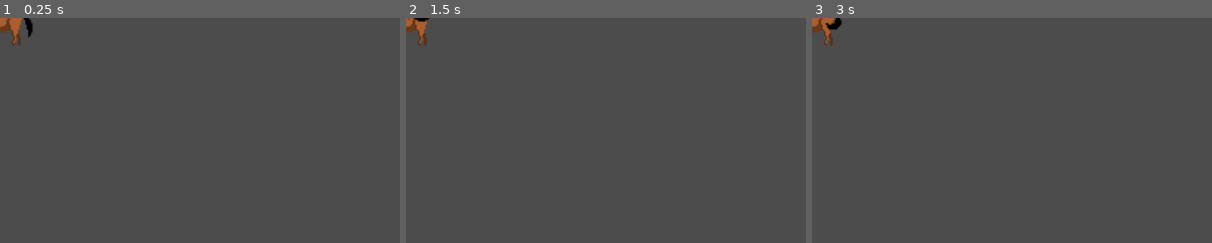
Above: before the commit, frames 1-3 (left to right).
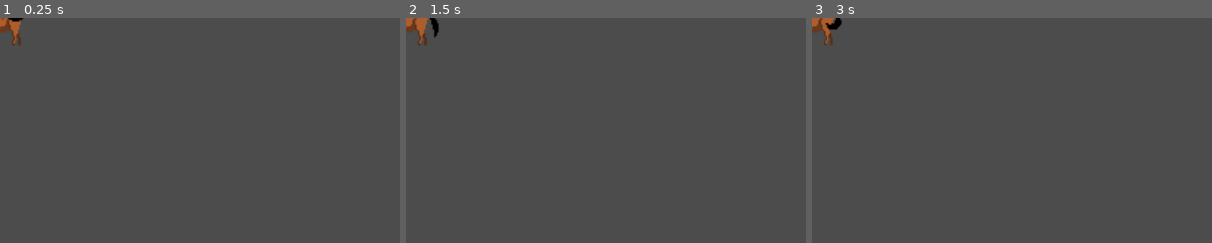
Above: after the commit, the same moments.

Repository: Fuuulkrum7/Maze_2D
Game: Godot game, scene res://Scenes/Horse.tscn
The game is run twice, just before and just after one commit, with the same random seed, the same clock (stepped at 60 frames per second) and the same inputs. This scene is started directly instead of the project's main scene.
Inputs (mouse positions are % of the whole screen's width and height, from its top left):
- Up to frame 1 (0.25 s): no input
- Up to frame 2 (1.5 s): move the mouse to (72, 45) at 0.52 s; hold Right (ui_right) from 0.53 s (still down); click (72, 45) at 0.67 s; tap Up (ui_up) at 0.77 s; tap Enter at 1.25 s; move the mouse to (30, 55) at 1.27 s
- Up to frame 3 (3 s): tap Up (ui_up) at 1.52 s; move the mouse to (60, 28) at 2.02 s; release Right (ui_right) at 2.03 s; hold Left (ui_left) 2.03-2.78 s; move the mouse to (45, 70) at 2.77 s; hold Right (ui_right) from 2.78 s (still down); click (45, 70) at 2.92 s
The pictures show only the part of the screen within x 0-50%, y 0-50%; the shares and areas given below are measured in that part.

The runs differ from the first frame. In frame 1, 0.2% of the frame differs, in the area x 0-9%, y 0-9%; in frame 2, 0.2%; in frame 3, less than 0.1%.

Commit message:
Меняю поведение коня

Diff:
--- a/Scenes/Horse.tscn
+++ b/Scenes/Horse.tscn
@@ -7,6 +7,7 @@
 [sub_resource type="GDScript" id=19]
 script/source = "extends Area2D
 
+var chest_closed = true
 
 func _ready():
 	connect(\"body_entered\", get_parent(), \"_On_enemy_entered\")
@@ -112,7 +113,7 @@
 scale = Vector2( 1.87373, 2.02188 )
 frames = SubResource( 18 )
 animation = "Standart"
-frame = 3
+frame = 1
 playing = true
 
 [node name="CollisionShape2D" type="CollisionShape2D" parent="."]
--- a/Scenes/Main.tscn
+++ b/Scenes/Main.tscn
@@ -16,8 +16,8 @@
 
 [node name="Navigation" type="Navigation2D" parent="."]
 script = ExtResource( 10 )
-character_speed = 350.0
-max_distance = 3000.0
+character_speed = 340.0
+max_distance = 4000.0
 
 [node name="Maze" type="TileMap" parent="Navigation"]
 z_index = -1
--- a/Scripts/Main.gd
+++ b/Scripts/Main.gd
@@ -95,6 +95,11 @@
 func _On_Chest_entered(body):
 	if body == Global._Player and not has_key:
 		has_key = true
+
+		if mob.name == "Horse":
+			mob.chest_closed = false
+			$Navigation.speed += 100
+
 		$Camera/Main_UI/Key.texture = normal_key
 		$Chest/Sprite.texture = opened_chest
 
--- a/Scripts/Navigation.gd
+++ b/Scripts/Navigation.gd
@@ -22,7 +22,7 @@
 		_update_navigation_path(character.position, Global._Player.position)
 		var walk_distance = speed * delta
 
-		if distance_ > 0:
+		if distance_:
 			move_along_path(walk_distance)
 
 
@@ -46,7 +46,9 @@
 		last_point = path[0]
 		path.remove(0)
 
-	character.get_child(0).play("Standart")
+	if path.size() == 0 and character.get_child(0).animation != "Standart":
+		print(character.get_child(0).animation)
+		character.get_child(0).play("Standart")
 	character.position = last_point
 
 
@@ -55,7 +57,7 @@
 	distance_ = _get_distance(path)
 	speed = character_speed
 
-	if distance_ > max_distance:
+	if distance_ > max_distance and character.chest_closed:
 		path = get_simple_path(start_position, start_pos, true)
 		speed = character_speed / 2
 
